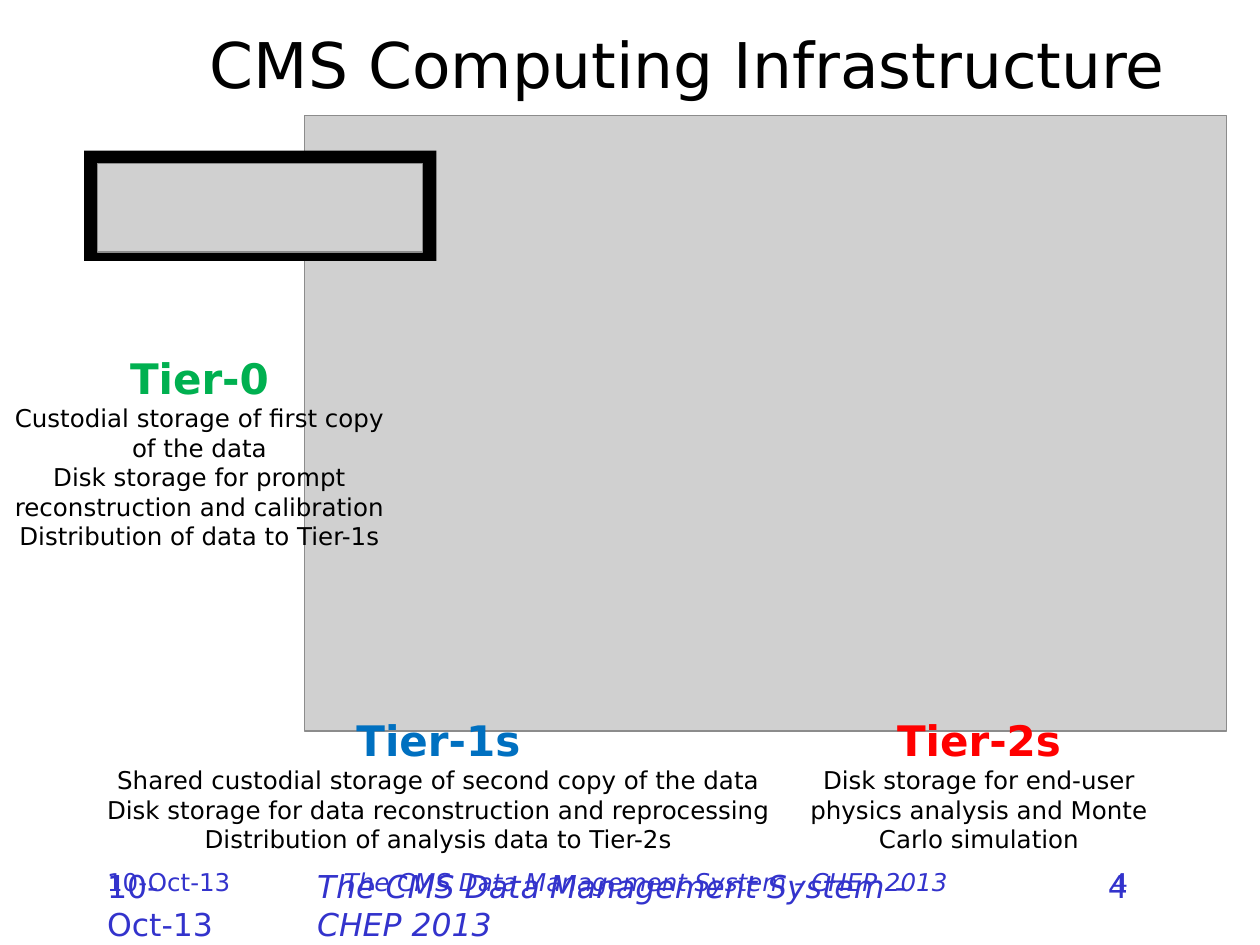
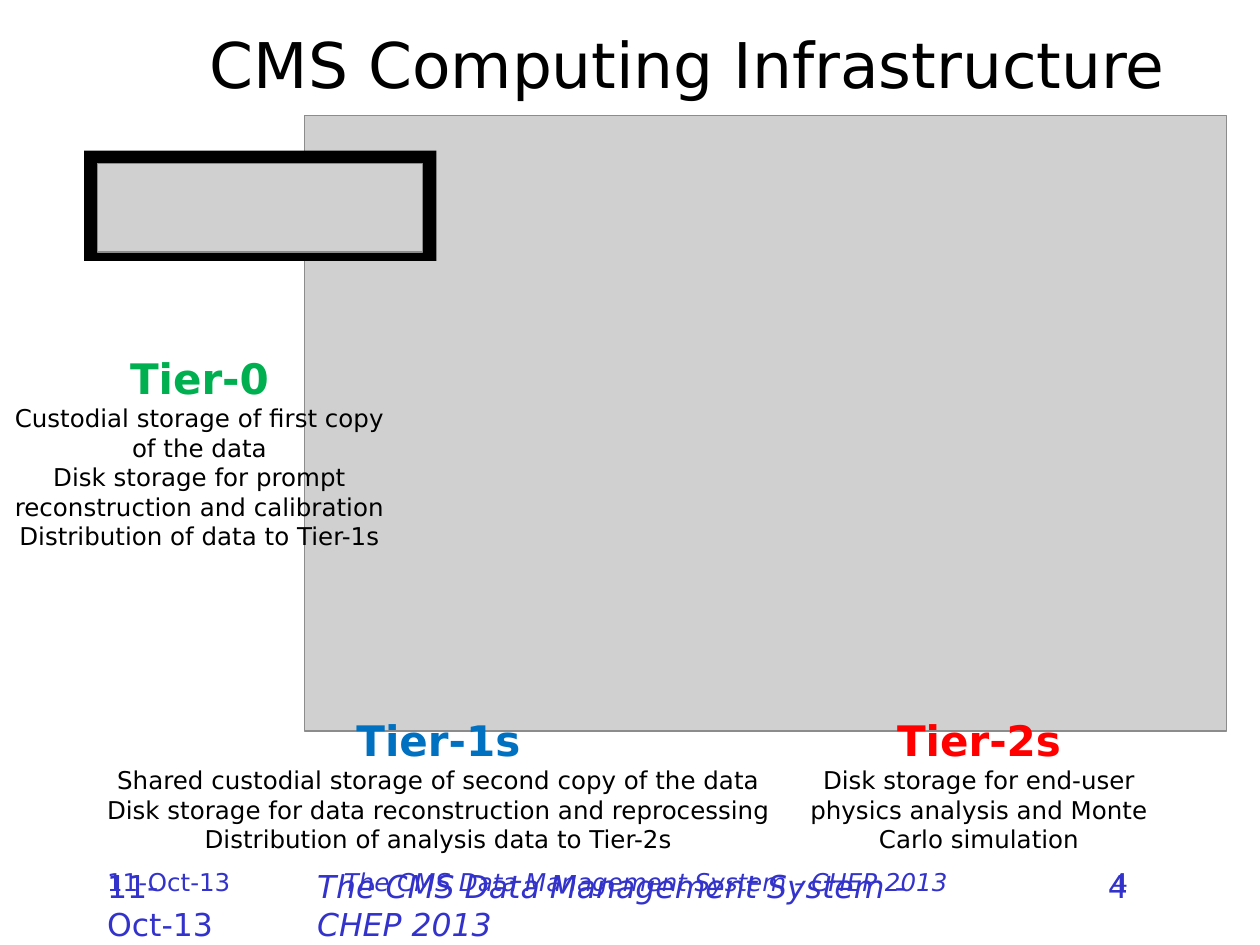
Before and after one commit to TonyWildish/CHEP-2013-DMWM, a slide deck: slide 4 of CMS-Data-Management/Slides/The CMS Data Management System.pptx. Drawn at 1260x945 pixels with LibreOffice and Linux fonts; fonts in the diff are those of the drawing; grey boxes stand for pictures; background and template pictures are left out. Boxes give left, top, right and bottom in pixels: in the first picture for what was removed or moved away, otherwise in the second. Text is boxed around its words. In the diff, an @@ line names an element or a change of style, - is before the commit and + after.

```diff
--- a/CMS-Data-Management/Slides/The CMS Data Management System.pptx
+++ b/CMS-Data-Management/Slides/The CMS Data Management System.pptx
@@ text at [107, 873, 230, 897]: text changed @@
-10-Oct-13
+11-Oct-13
@@ text at [107, 873, 213, 937]: text changed @@
-10-Oct-13
+11-Oct-13
```
Also in this commit, not shown: 20 other slides changed, 2 slides removed, 1 other file.
